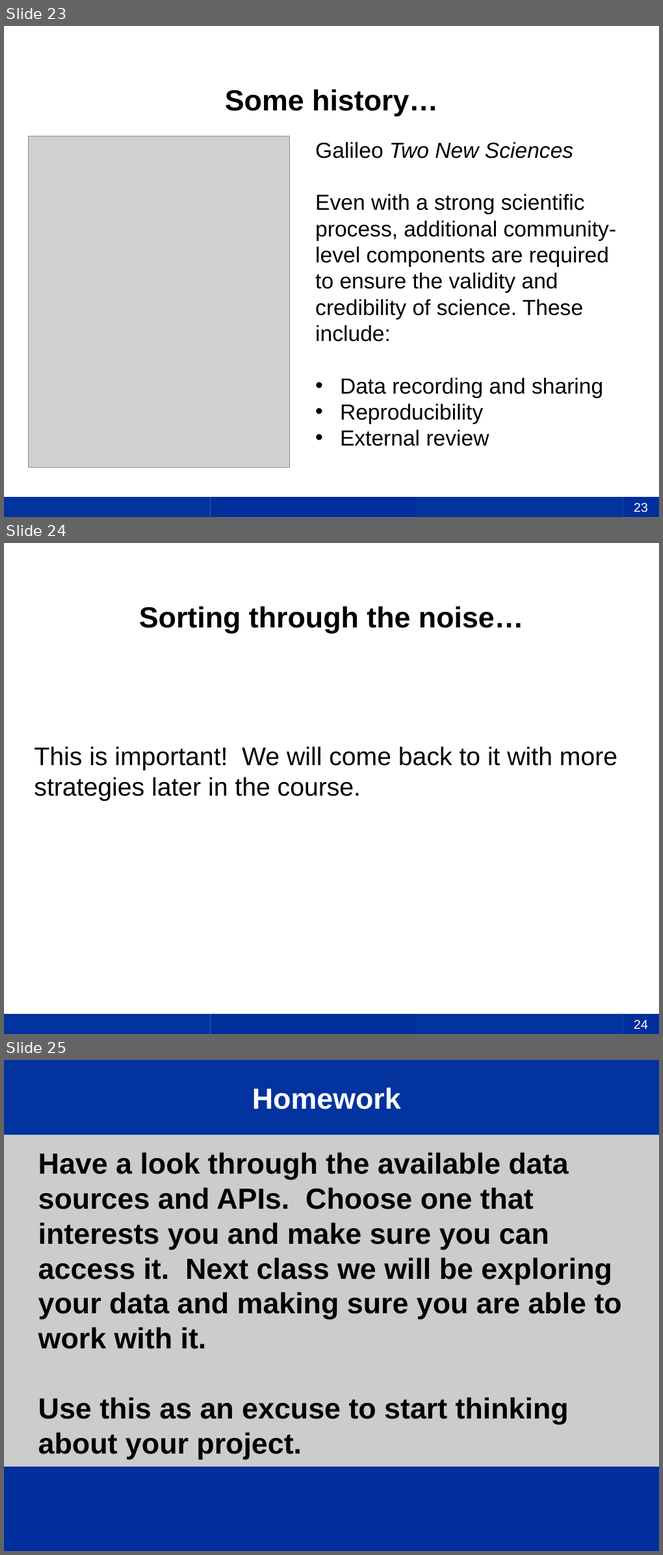
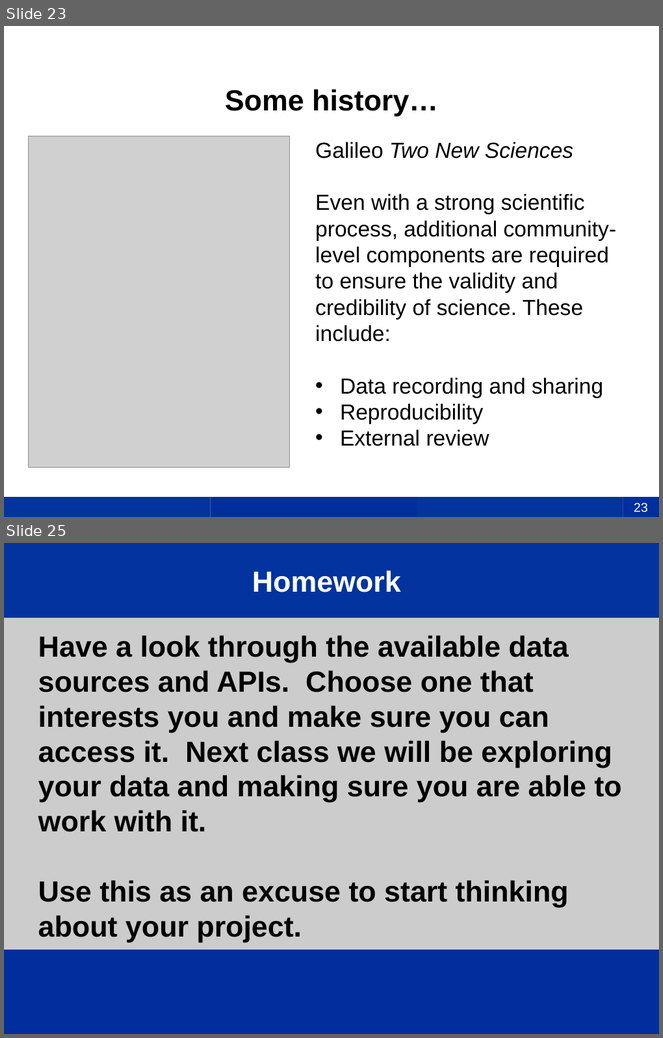
Before and after one commit to uky-transport-data-science/ce599, a slide deck: 8-Resources/8-Resources.pptx. Shown one above the other, each under a label of ours: slides 23, 24 and 25 before the commit, slides 23 and 25 after it; the slides between them are not shown. The pictures are 663x1555 and 663x1038 pixels, drawn with LibreOffice and Linux fonts; fonts in the diff are those of the drawing; grey boxes stand for pictures; background and template pictures are left out. Boxes give left, top, right and bottom in pixels: in the first picture for what was removed or moved away, otherwise in the second. Text is boxed around its words. In the diff, an @@ line names an element or a change of style, - is before the commit and + after.

```diff
--- a/8-Resources/8-Resources.pptx
+++ b/8-Resources/8-Resources.pptx
@@ slide 24 removed at [4, 543, 659, 1034], background #FFFFFF; not listed: 4 template elements that a slide beside it also shows @@
@@ title removed at [139, 606, 524, 633] @@
-Sorting through the noise…
@@ text removed at [34, 746, 618, 801] @@
-This is important! We will come back to it with more strategies later in the course.
@@ page number removed at [623, 1014, 659, 1034] @@
-24
```
Also in this commit, not shown: 1 slide added.
